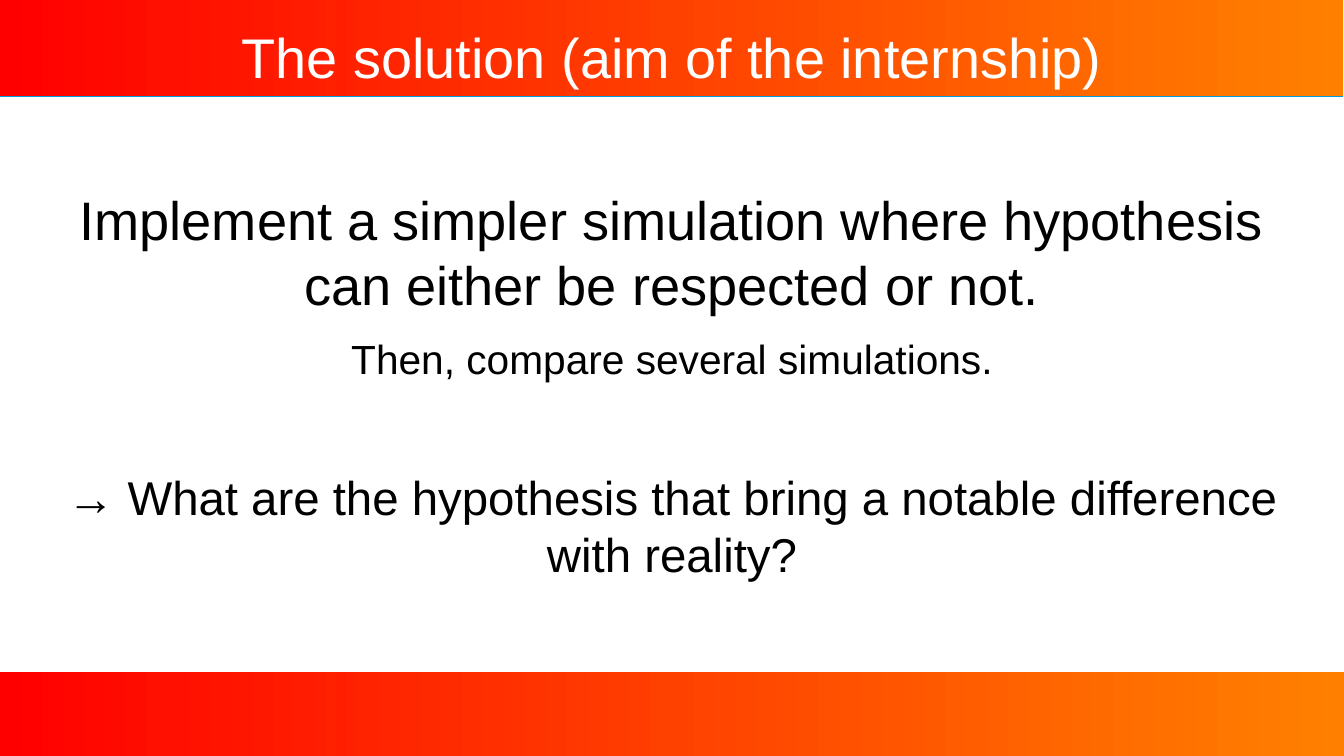
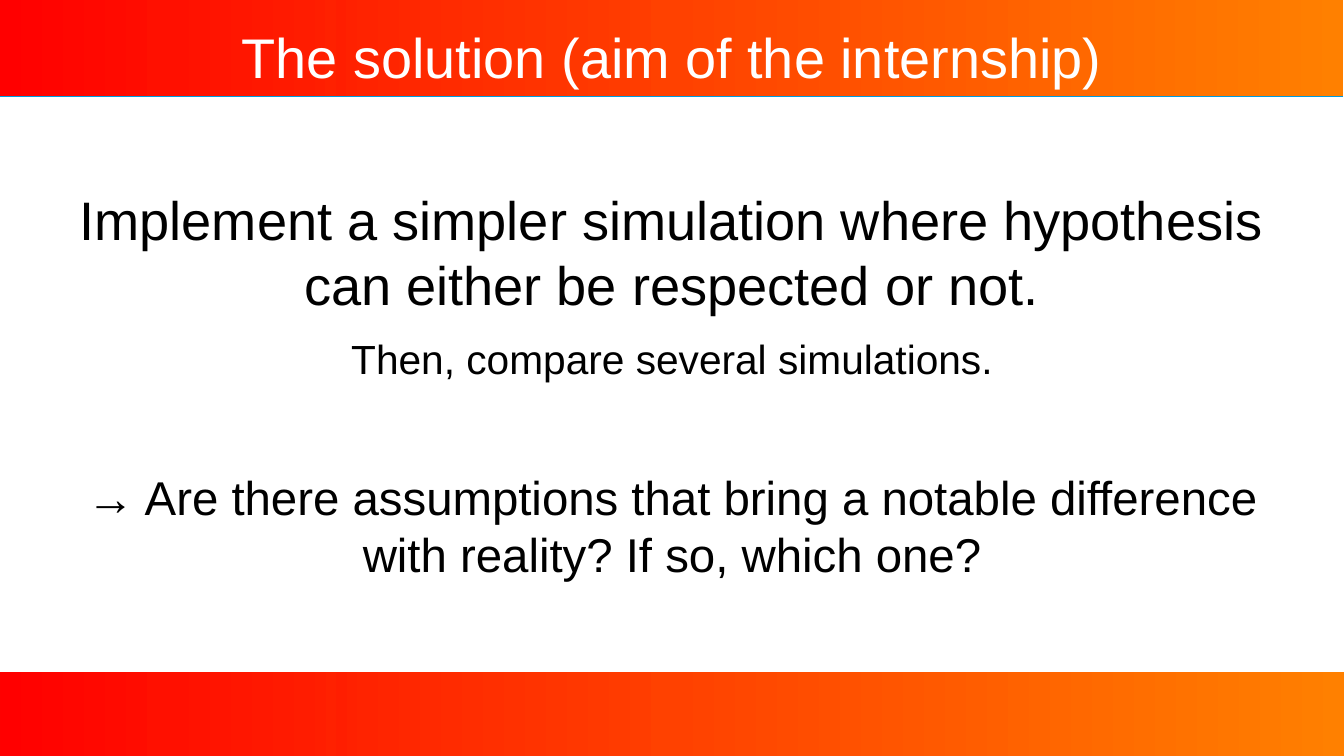
Before and after one commit to Jojobarbarr/AL_predict, a slide deck: slide 8 of talk.odp (slide 7 before the commit). Drawn at 1344x756 pixels with LibreOffice and Linux fonts; fonts in the diff are those of the drawing; background and template pictures are left out. Boxes give left, top, right and bottom in pixels: in the first picture for what was removed or moved away, otherwise in the second. Text is boxed around its words. In the diff, an @@ line names an element or a change of style, - is before the commit and + after.

```diff
--- a/talk.odp
+++ b/talk.odp
@@ text at box(145, 480, 1257, 581): text changed @@
-→ What are the hypothesis that bring a notable difference with reality?
+→ Are there assumptions that bring a notable difference with reality? If so, which one?
```
Also in this commit, not shown: 6 other slides changed, 11 slides added, 2 slides removed, 8 other files.
